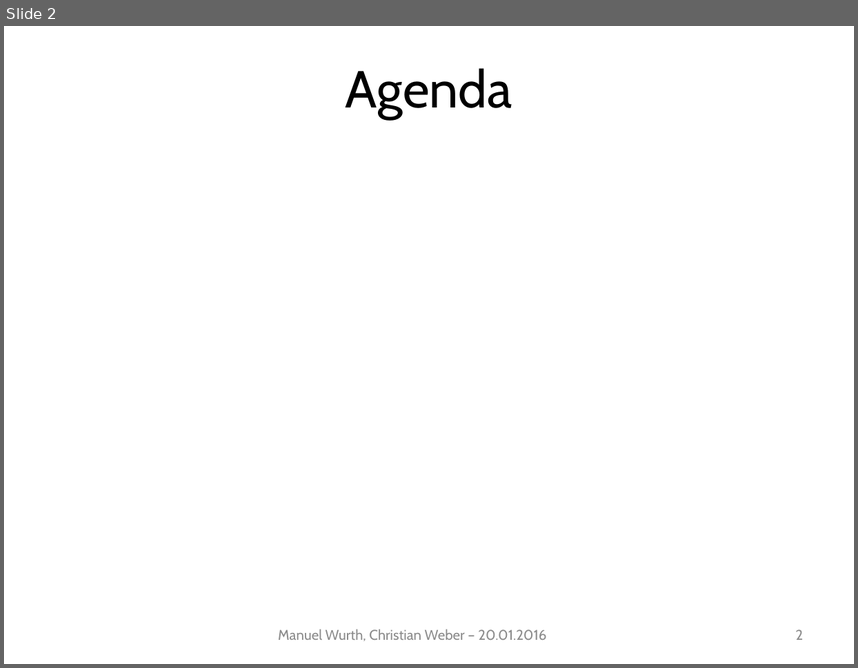
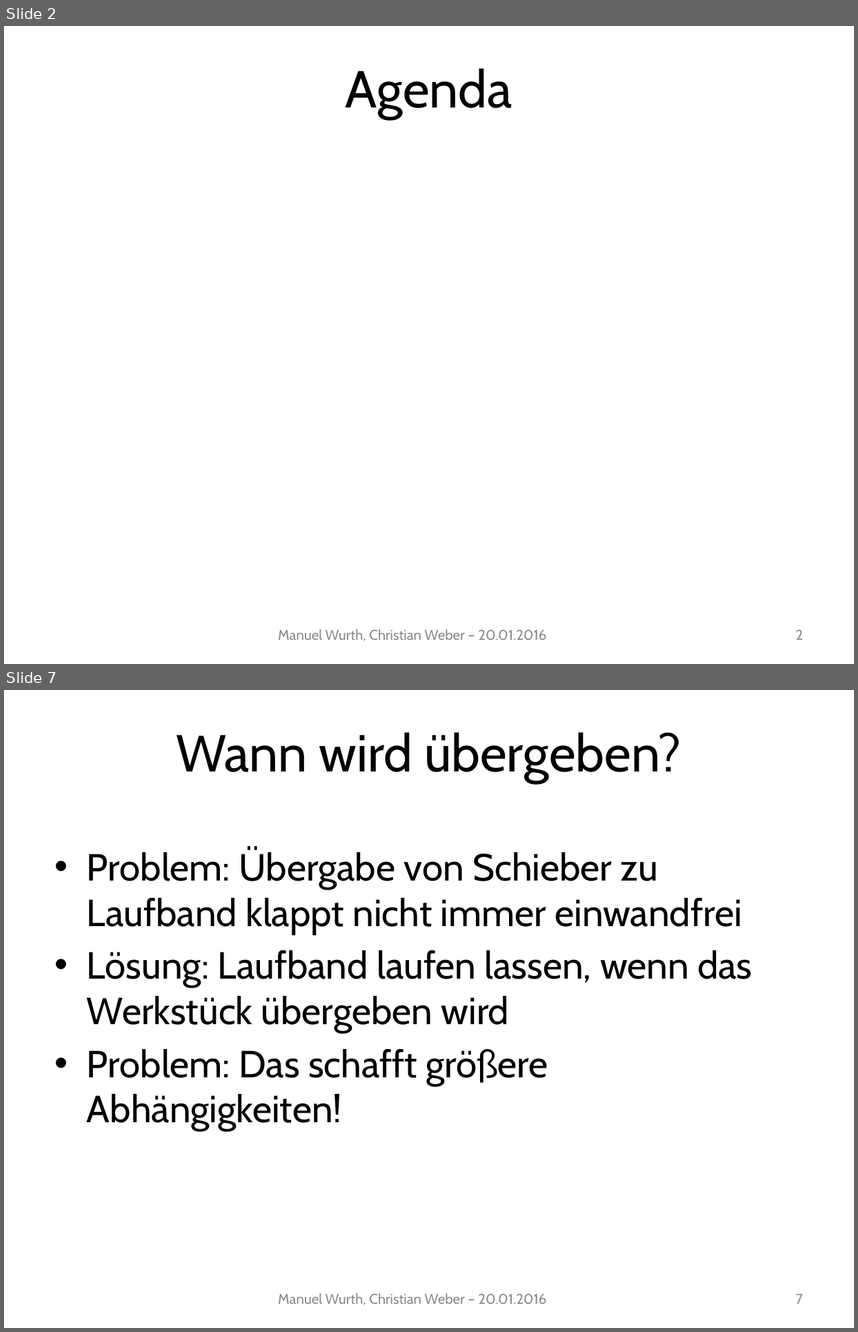
Before and after one commit to Mudvayne/FischertechnikSimulator, a slide deck: Documentation/Präsentation/Präsentation.pptx. Shown one above the other, each under a label of ours: slide 2 before the commit, slides 2 and 7 after it; the slides between them are not shown. The pictures are 858x668 and 858x1332 pixels, drawn with LibreOffice and Linux fonts; fonts in the diff are those of the drawing; background and template pictures are left out. Boxes give left, top, right and bottom in pixels: in the first picture for what was removed or moved away, otherwise in the second. Text is boxed around its words. In the diff, an @@ line names an element or a change of style, - is before the commit and + after.

```diff
--- a/Documentation/Präsentation/Präsentation.pptx
+++ b/Documentation/Präsentation/Präsentation.pptx
@@ slide 7 added at (4,690,854,1328), background #FFFFFF @@
@@ title added at (176,732,682,782), 44 pt, text #000000 @@
+Wann wird übergeben?
@@ text added at (87,849,752,1131), 32 pt, text #000000 @@
+• Problem: Übergabe von Schieber zu Laufband klappt nicht immer einwandfrei
+• Lösung: Laufband laufen lassen, wenn das Werkstück übergeben wird
+• Problem: Das schafft größere Abhängigkeiten!
@@ text added at (278,1292,546,1305), 12 pt, text #8C8C8C @@
+Manuel Wurth, Christian Weber – 20.01.2016
@@ page number added at (796,1293,803,1303), 12 pt, text #8C8C8C @@
+7
```
Also in this commit, not shown: 1 slide changed, 14 other slides added, 2 other files.
